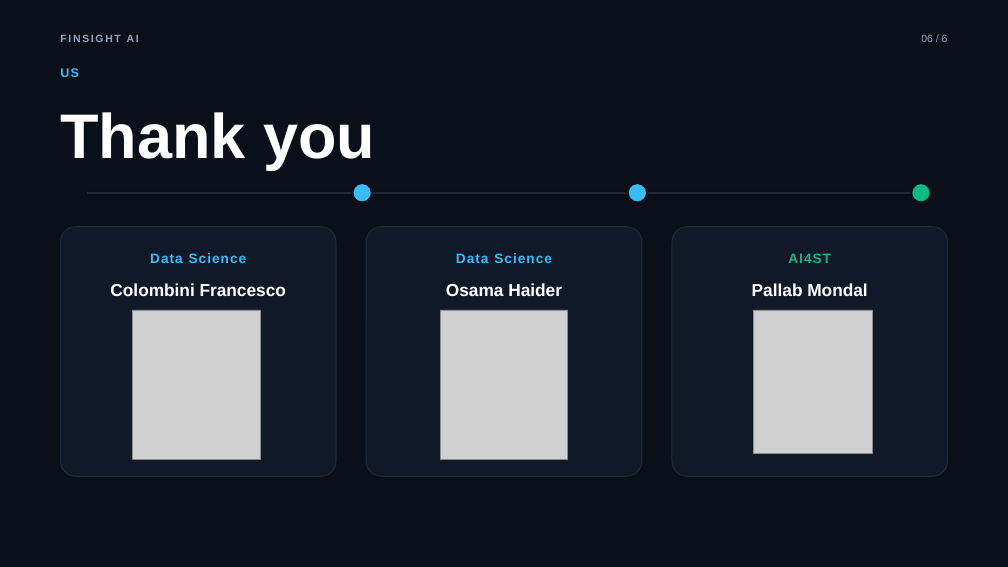
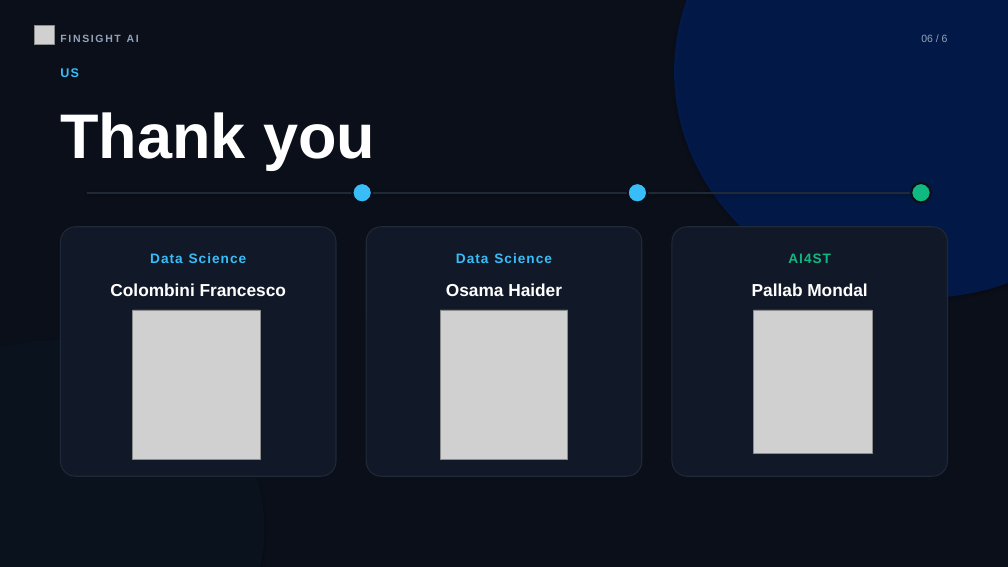
Before and after one commit to FRA-0023/ai2b-loop-troops, a slide deck: slide 7 of presentation/FinSight_AI_Pitch_Deck_Enterprise.pptx. Drawn at 1008x567 pixels with LibreOffice and Linux fonts; fonts in the diff are those of the drawing; grey boxes stand for pictures. Boxes give left, top, right and bottom in pixels: in the first picture for what was removed or moved away, otherwise in the second. Text is boxed around its words. In the diff, an @@ line names an element or a change of style, - is before the commit and + after.

```diff
--- a/presentation/FinSight_AI_Pitch_Deck_Enterprise.pptx
+++ b/presentation/FinSight_AI_Pitch_Deck_Enterprise.pptx
@@ picture added at box(35, 26, 54, 45) @@
@@ ellipse added at box(675, 0, 1008, 298), fill #002060 at 70% opacity @@
```
Also in this commit, not shown: 6 other slides changed.
